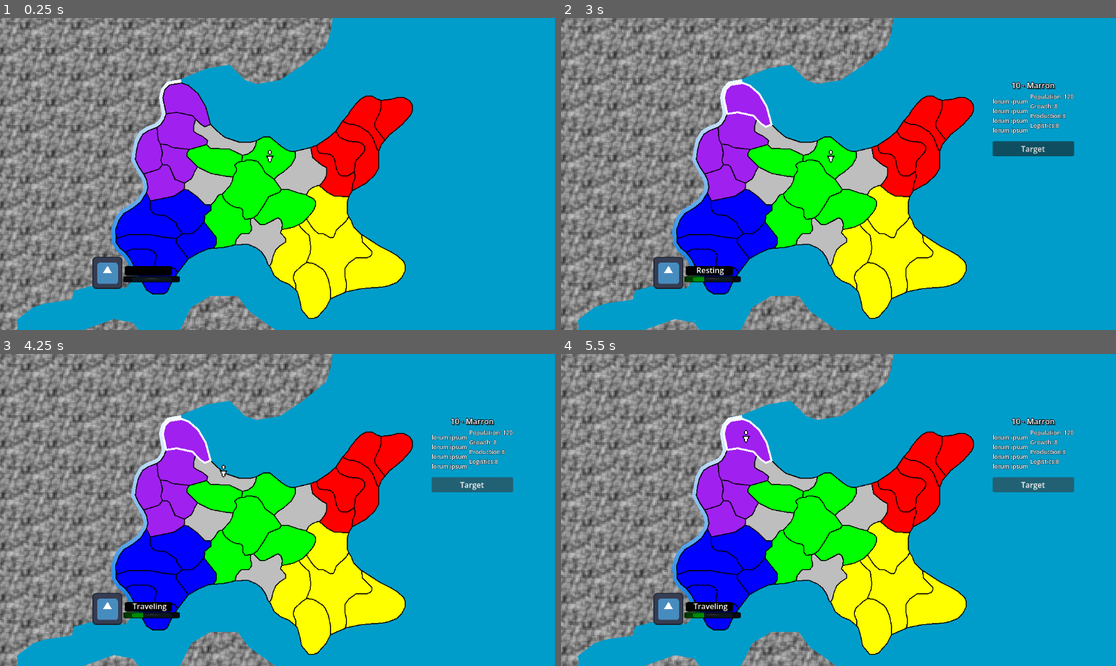
Above: before the commit, frames 1-4 (two rows, left to right).
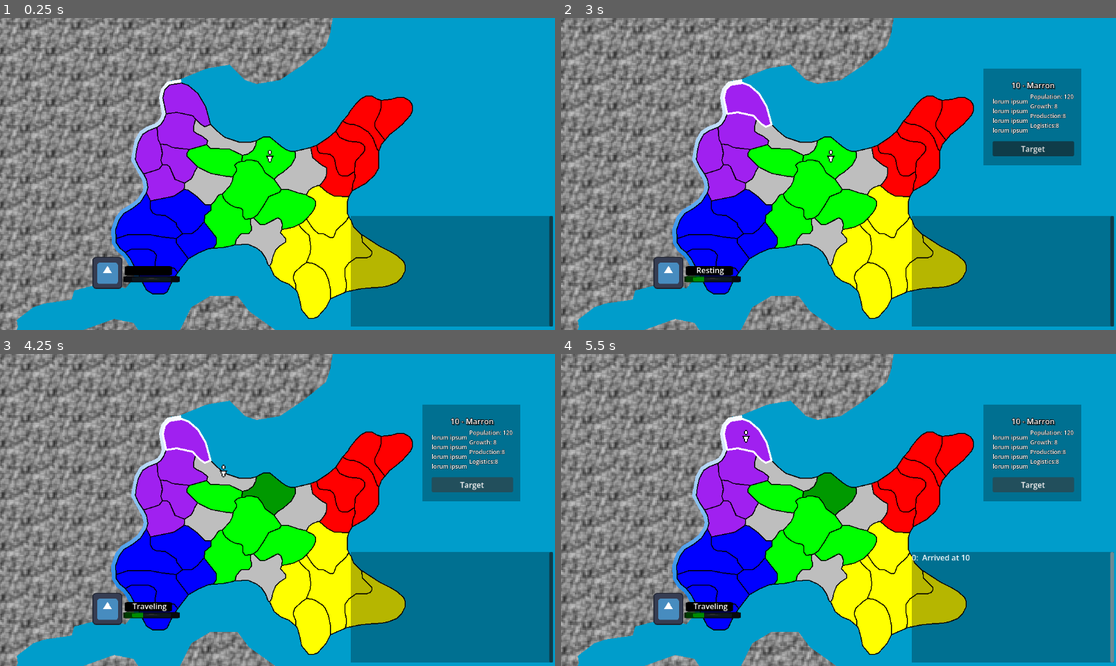
Above: after the commit, the same moments.

Repository: joshuaculver/ChronoRetract
Game: Godot game, scene res://prefabs/main.tscn
The game is run twice, just before and just after one commit, with the same random seed, the same clock (stepped at 60 frames per second) and the same inputs. The engine's default icon, where the game draws it, is replaced by a stand-in: a white triangle on a blue panel in a dark square.
Inputs (mouse positions are in pixels of both pictures, inside the frame that each line leads up to):
- Up to frame 1 (0.25 s): no input
- Up to frame 2 (3 s): click (666, 273) at 0.5 s; click (666, 273) at 1.25 s; click (666, 273) at 2 s; drag from (744, 102) to (832, 155) at 2.77 s
- Up to frame 3 (4.25 s): click "Target" at 3.5 s
- Up to frame 4 (5.5 s): click "Target" at 4.25 s; click "Target" at 5 s

The runs differ from the first frame. In frame 1, 13% of the frame differs, in the area x 63-100%, y 63-99%; in frame 2, 17%; in frame 3, 18%; in frame 4, 18%, in the area x 43-100%, y 16-99%.

Commit message:
Added player event log and updated some interface visuals

Diff:
--- a/prefabs/managers.tscn
+++ b/prefabs/managers.tscn
@@ -7,6 +7,7 @@
 [ext_resource type="Script" uid="uid://cjnqw3tv4siva" path="res://scripts/cameraControl.gd" id="5_leyp6"]
 [ext_resource type="Texture2D" uid="uid://raco562y6fs5" path="res://assets/blurStatic.png" id="6_4hfd2"]
 [ext_resource type="Texture2D" uid="uid://dwvk1h5vqhw6i" path="res://icon.svg" id="6_tm107"]
+[ext_resource type="Script" uid="uid://c0cf6v7cfy45g" path="res://scripts/gameLog.gd" id="7_h4ult"]
 [ext_resource type="Script" uid="uid://cvafxjsmg8qw3" path="res://scripts/textureScroll.gd" id="7_tm107"]
 
 [sub_resource type="Gradient" id="Gradient_midqu"]
@@ -39,6 +40,12 @@
 offset_right = 1048.0
 offset_bottom = 267.0
 vertical = true
+
+[node name="Polygon2D" type="Polygon2D" parent="UI/CanvasLayer/RegionControl/RegionPanel" unique_id=1389504224]
+position = Vector2(-136, -11)
+scale = Vector2(1705.878, -20.664068)
+color = Color(0, 0, 0, 0.28627452)
+polygon = PackedVector2Array(0.06858638, 0.58071804, 0.1875867, 0.5807185, 0.1875867, -9.146311, 0.06858638, -9.146311)
 
 [node name="Title" type="Label" parent="UI/CanvasLayer/RegionControl/RegionPanel" unique_id=2069829296]
 layout_mode = 2
@@ -113,6 +120,35 @@
 tint_under = Color(0.16924527, 0.1692453, 0.16924527, 1)
 tint_progress = Color(0, 1, 0, 1)
 
+[node name="PlayerLog" type="ScrollContainer" parent="UI/CanvasLayer" unique_id=1438677653]
+anchors_preset = 3
+anchor_left = 1.0
+anchor_top = 1.0
+anchor_right = 1.0
+anchor_bottom = 1.0
+offset_left = -424.0
+offset_top = -237.0
+offset_right = -4.0
+offset_bottom = -7.0
+grow_horizontal = 0
+grow_vertical = 0
+
+[node name="Polygon2D" type="Polygon2D" parent="UI/CanvasLayer/PlayerLog" unique_id=987974490]
+scale = Vector2(1705.878, -20.664068)
+color = Color(0, 0, 0, 0.28627452)
+polygon = PackedVector2Array(-0.002344817, 0.2903595, 0.25031102, 0.2903595, 0.25089723, -11.227219, -0.0046896636, -11.227219)
+
+[node name="RichTextLabel" type="RichTextLabel" parent="UI/CanvasLayer/PlayerLog" unique_id=2109124421]
+layout_mode = 2
+size_flags_horizontal = 3
+size_flags_vertical = 3
+mouse_filter = 1
+bbcode_enabled = true
+fit_content = true
+scroll_following = true
+scroll_following_visible_characters = true
+script = ExtResource("7_h4ult")
+
 [node name="BG" type="Node" parent="." unique_id=681847618]
 
 [node name="River" type="Line2D" parent="BG" unique_id=378835707]
@@ -125,7 +161,7 @@
 
 [node name="Water" type="Polygon2D" parent="BG" unique_id=297440137]
 z_index = -5
-position = Vector2(32, 504)
+position = Vector2(0, 496)
 color = Color(7.508397e-06, 0.61635774, 0.796423, 1)
 polygon = PackedVector2Array(1888, 392, 669, 390, -32, 384, -32, -824, 1888, -824)
 
--- a/prefabs/region.tscn
+++ b/prefabs/region.tscn
@@ -5,6 +5,21 @@
 [node name="Region" type="Area2D" unique_id=1888828550]
 script = ExtResource("1_vxaj5")
 factionOwner = 5
+
+[node name="Control" type="Control" parent="." unique_id=700927047]
+layout_mode = 3
+anchors_preset = 8
+anchor_left = 0.5
+anchor_top = 0.5
+anchor_right = 0.5
+anchor_bottom = 0.5
+offset_left = -25.0
+offset_top = -25.0
+offset_right = 25.0
+offset_bottom = 25.0
+grow_horizontal = 2
+grow_vertical = 2
+mouse_filter = 1
 
 [node name="Polygon2D" type="Polygon2D" parent="." unique_id=637763809]
 position = Vector2(-25, -25)
--- a/prefabs/units/player.tscn
+++ b/prefabs/units/player.tscn
@@ -9,5 +9,6 @@
 texture = ExtResource("1_12kc1")
 script = ExtResource("2_0c73n")
 faction = 2
+unitSize = 3
 
 [connection signal="property_list_changed" from="." to="." method="_on_property_list_changed"]
--- /dev/null
+++ b/scripts/gameLog.gd
@@ -0,0 +1,12 @@
+class_name gameLog
+
+extends RichTextLabel
+
+var maxLen : int = 100
+
+func addToLog(origin : String, message : String):
+	if get_paragraph_count() < maxLen:
+		append_text("%s: %s \n" % [origin, message])
+	else:
+		remove_paragraph(0, true)
+		append_text("%s: %s \n" % [origin, message])
--- a/scripts/managers/managers.gd
+++ b/scripts/managers/managers.gd
@@ -56,6 +56,7 @@
 		##Connecting unit signals to managers
 		unit.relocated.connect(unitMoved)
 		unit.destroyed.connect(removeUnit)
+		unit.logSignal.connect(managers.UImanager.toLog)
 		battleManager.unitConnect(unit)
 
 		unitID = unitID + 1
--- a/scripts/managers/uiManager.gd
+++ b/scripts/managers/uiManager.gd
@@ -8,6 +8,9 @@
 
 @onready var regPanel : BoxContainer = $CanvasLayer/RegionControl/RegionPanel
 @onready var regionButton : Button = $CanvasLayer/RegionControl/RegionPanel/SelectRegionButton
+
+## In game log readable to the player
+@onready var playerLog : gameLog = $CanvasLayer/PlayerLog/RichTextLabel
 
 @onready var mainCam : Camera2D = $Camera2D
 
@@ -59,3 +62,7 @@
 			playerActLabel.text = "Aiding Region"
 		_:
 			playerActLabel.text = ""
+
+func toLog(origin : String, message : String):
+	if playerLog != null:
+		playerLog.addToLog(origin, message)
--- a/scripts/player.gd
+++ b/scripts/player.gd
@@ -13,3 +13,4 @@
 	power = 100
 
 	ID = managers.addUnit(self)
+	logActivity = true
--- a/scripts/regionArea.gd
+++ b/scripts/regionArea.gd
@@ -19,6 +19,7 @@
 @onready var visual: Polygon2D = $Polygon2D
 @onready var collider : CollisionPolygon2D = $CollisionPolygon2D
 @onready var outline : Line2D = $Line2D
+@onready var regionControl : Control = $Control
 
 @onready var defVisual : Polygon2D
 
@@ -60,6 +61,11 @@
 
 	defVisual = Polygon2D.new()
 	defVisual.polygon = polyShape
+
+	if title != null && title != '':
+		regionControl.set_tooltip_text(title)
+	else:
+		regionControl.set_tooltip_text(str(ID))
 
 ##For future pathfinding stuff:
 ##Astar2D. Can create graph of nodes. Assign regions to vector2 positions on said graph
--- a/scripts/unit.gd
+++ b/scripts/unit.gd
@@ -27,6 +27,9 @@
 
 var hasFought : bool = false
 
+## Whether the unit will send updates on it's actions to the player log
+var logActivity : bool = false
+
 ##Current state of unit
 @export var mode : enums.UnitMode = enums.UnitMode.NEUTRAL :
 	get:
@@ -40,6 +43,7 @@
 signal destroyed
 
 signal changed
+signal logSignal(ID, text : String)
 
 func _ready():
 	modulate = enums.colorDict[faction]
@@ -77,6 +81,9 @@
 			location = managers.regionManager.regionDict[nextID]
 			position = location.position
 			relocated.emit(ID, location.ID, oldID)
+			if logActivity:
+				if path.size() == 0:
+					logSignal.emit(str(ID), " Arrived at " + str(location.ID))
 
 			hostileCheck()
 
Not shown, added: scripts/gameLog.gd.uid
